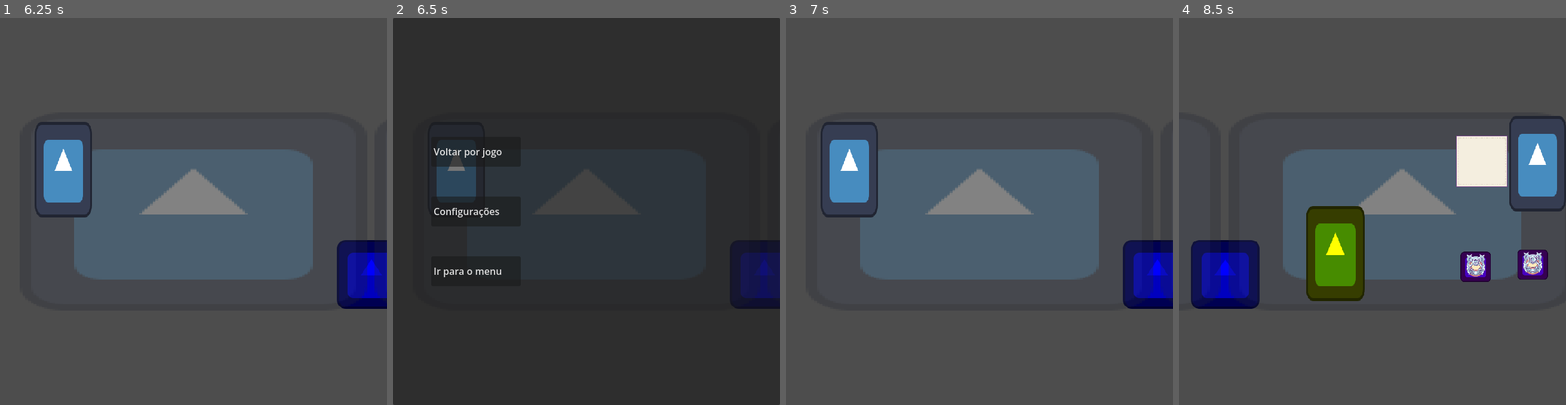
Above: before the commit, frames 1-4 (left to right).
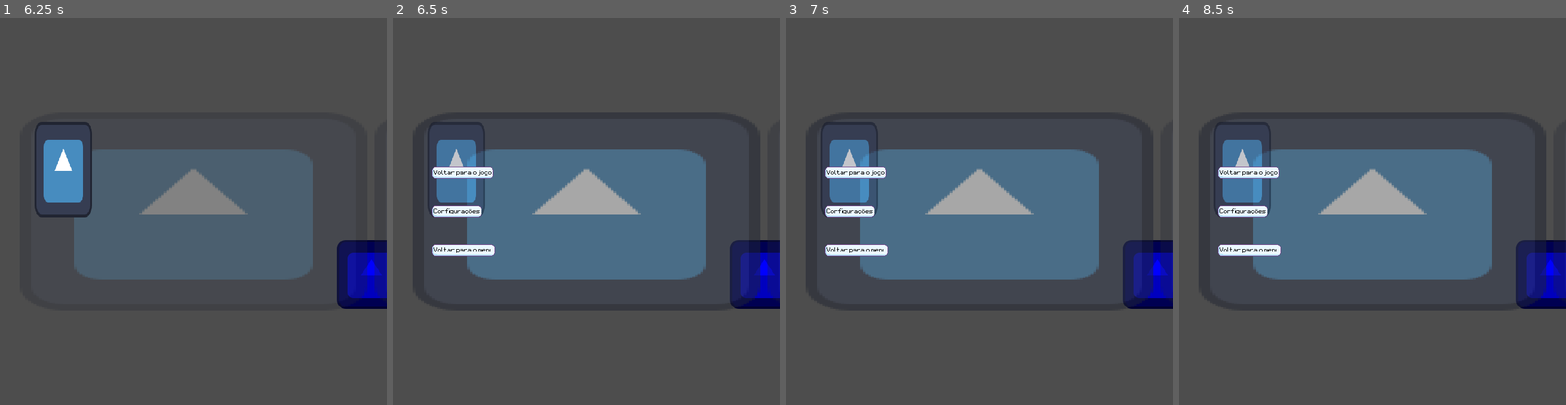
Above: after the commit, the same moments.

Repository: luankaike-code/felpo-jam-2026
Game: Godot game, scene res://scenes/screens/root_game.tscn
The game is run twice, just before and just after one commit, with the same random seed, the same clock (stepped at 60 frames per second) and the same inputs. The engine's default icon, where the game draws it, is replaced by a stand-in: a white triangle on a blue panel in a dark square.
Inputs (mouse positions are in pixels of both pictures, inside the frame that each line leads up to):
- Up to frame 1 (6.25 s): click (58, 203) at 0.52 s; tap Enter (ui_accept) at 1.25, 1.52, 2.75, 3.5, 4.25, 5, 5.75 s; move the mouse to (278, 192) at 1.27 s; hold Right (ui_right) 1.28-2 s; click (278, 192) at 1.42 s; drag from (116, 230) to (371, 273) at 2.02 s; move the mouse to (232, 126) at 2.77 s; hold Right (ui_right) 2.78-3.5 s; drag from (201, 254) to (274, 161) at 3.52 s; drag from (127, 254) to (274, 161) at 4.27 s; drag from (77, 153) to (371, 273) at 5.02 s; move the mouse to (325, 265) at 5.77 s; hold Down (ui_down) from 5.78 s (still down); click (325, 265) at 5.92 s
- Up to frame 2 (6.5 s): keep holding Down (ui_down); tap Escape (ui_cancel) at 6.4 s
- Up to frame 3 (7 s): release Down (ui_down) at 6.5 s; click (867, 153) at 6.5 s, where only the run before the commit has a clickable "Voltar por jogo"
- Up to frame 4 (8.5 s): drag from (1314, 114) to (1550, 273) at 7.27 s; move the mouse to (1457, 192) at 8.02 s; hold Up (ui_up) from 8.03 s (still down); tap Enter (ui_accept) at 8.27 s

Frame 1 is identical in both runs. In frame 2, 95% of the frame differs, in the area x 0-100%, y 0-100%; in frame 3, 4.9%; in frame 4, 22%.

Commit message:
Refactory pop ups menus

Diff:
--- a/felpojam-2026-game-code/scenes/pop_ups/pop_up_configs_in_game.tscn
+++ b/felpojam-2026-game-code/scenes/pop_ups/pop_up_configs_in_game.tscn
@@ -1,21 +1,13 @@
 [gd_scene format=3 uid="uid://dxss5osuht3wq"]
 
 [ext_resource type="Script" uid="uid://6irpj01uo625" path="res://scripts/pop_ups/pop_up_configs_in_game.gd" id="1_opmg5"]
+[ext_resource type="PackedScene" uid="uid://c1y7icenhs8e3" path="res://scenes/screens/configurations.tscn" id="2_w1lo2"]
 
 [node name="PopUpConfigsInGame" type="Node2D" unique_id=2109827692]
 script = ExtResource("1_opmg5")
 metadata/_custom_type_script = "uid://m741nhr6vpsv"
 
-[node name="CanvasLayer" type="CanvasLayer" parent="." unique_id=2023531850]
-
-[node name="Panel" type="Panel" parent="CanvasLayer" unique_id=1985789682]
-anchors_preset = 15
-anchor_right = 1.0
-anchor_bottom = 1.0
-grow_horizontal = 2
-grow_vertical = 2
-
-[node name="Control2" type="Control" parent="CanvasLayer" unique_id=888622832]
+[node name="Control2" type="Control" parent="." unique_id=888622832]
 layout_mode = 3
 anchors_preset = 15
 anchor_right = 1.0
@@ -23,43 +15,4 @@
 grow_horizontal = 2
 grow_vertical = 2
 
-[node name="MarginContainer" type="MarginContainer" parent="CanvasLayer/Control2" unique_id=1686795530]
-layout_mode = 1
-anchors_preset = 11
-anchor_left = 1.0
-anchor_right = 1.0
-anchor_bottom = 1.0
-offset_left = -278.0
-grow_horizontal = 0
-grow_vertical = 2
-theme_override_constants/margin_left = 64
-theme_override_constants/margin_top = 64
-theme_override_constants/margin_right = 64
-theme_override_constants/margin_bottom = 64
-
-[node name="VBoxContainer" type="VBoxContainer" parent="CanvasLayer/Control2/MarginContainer" unique_id=1223443734]
-layout_mode = 2
-size_flags_vertical = 4
-theme_override_constants/separation = 50
-
-[node name="ControlsBtn" type="Button" parent="CanvasLayer/Control2/MarginContainer/VBoxContainer" unique_id=1519948626]
-custom_minimum_size = Vector2(150, 50)
-layout_mode = 2
-size_flags_horizontal = 4
-text = "controles"
-alignment = 0
-
-[node name="GraphicsBtn" type="Button" parent="CanvasLayer/Control2/MarginContainer/VBoxContainer" unique_id=239879367]
-custom_minimum_size = Vector2(150, 50)
-layout_mode = 2
-size_flags_horizontal = 4
-text = "graficos"
-alignment = 0
-
-[node name="BackBtn" type="Button" parent="CanvasLayer/Control2/MarginContainer/VBoxContainer" unique_id=1818699090]
-custom_minimum_size = Vector2(150, 50)
-layout_mode = 2
-size_flags_horizontal = 4
-text = "Voltar
-"
-alignment = 0
+[node name="Configurations" parent="Control2" unique_id=226870408 instance=ExtResource("2_w1lo2")]
--- a/felpojam-2026-game-code/scenes/pop_ups/pop_up_menu_in_game.tscn
+++ b/felpojam-2026-game-code/scenes/pop_ups/pop_up_menu_in_game.tscn
@@ -1,60 +1,52 @@
 [gd_scene format=3 uid="uid://ll6rgn74hd8h"]
 
 [ext_resource type="Script" uid="uid://cyok2m5pck43j" path="res://scripts/pop_ups/pop_up_menu_in_game.gd" id="1_33b1c"]
+[ext_resource type="PackedScene" uid="uid://d05in2yrkn5mk" path="res://scenes/local.tscn" id="3_rml08"]
+[ext_resource type="PackedScene" uid="uid://kjus0yv14v1r" path="res://scenes/HUD/sprite_button.tscn" id="4_7sxeg"]
 
 [node name="PopUpMenuInGame" type="Node2D" unique_id=732963777]
 script = ExtResource("1_33b1c")
 metadata/_custom_type_script = "uid://m741nhr6vpsv"
 
-[node name="CanvasLayer" type="CanvasLayer" parent="." unique_id=876074673]
+[node name="Local" parent="." unique_id=564590170 instance=ExtResource("3_rml08")]
 
-[node name="Panel" type="Panel" parent="CanvasLayer" unique_id=2144215029]
-anchors_preset = 15
-anchor_right = 1.0
-anchor_bottom = 1.0
+[node name="Control2" type="Control" parent="." unique_id=675729439]
+layout_mode = 3
+anchor_right = 0.5
+anchor_bottom = 0.5
 grow_horizontal = 2
 grow_vertical = 2
 
-[node name="Control2" type="Control" parent="CanvasLayer" unique_id=675729439]
-layout_mode = 3
-anchors_preset = 15
-anchor_right = 1.0
-anchor_bottom = 1.0
-grow_horizontal = 2
-grow_vertical = 2
-
-[node name="MarginContainer" type="MarginContainer" parent="CanvasLayer/Control2" unique_id=490939906]
+[node name="MarginContainer" type="MarginContainer" parent="Control2" unique_id=490939906]
 layout_mode = 1
 anchors_preset = 9
 anchor_bottom = 1.0
+offset_left = -320.0
+offset_top = -147.0
+offset_right = -42.0
+offset_bottom = 147.0
 grow_vertical = 2
-theme_override_constants/margin_left = 64
+theme_override_constants/margin_left = 32
 theme_override_constants/margin_top = 64
-theme_override_constants/margin_right = 64
+theme_override_constants/margin_right = 32
 theme_override_constants/margin_bottom = 64
 
-[node name="VBoxContainer" type="VBoxContainer" parent="CanvasLayer/Control2/MarginContainer" unique_id=1878249064]
+[node name="VBoxContainer" type="VBoxContainer" parent="Control2/MarginContainer" unique_id=1878249064]
 layout_mode = 2
 size_flags_vertical = 4
 theme_override_constants/separation = 50
 
-[node name="GotoGameBtn" type="Button" parent="CanvasLayer/Control2/MarginContainer/VBoxContainer" unique_id=975221697]
-custom_minimum_size = Vector2(150, 50)
+[node name="GotoGameBtn2" parent="Control2/MarginContainer/VBoxContainer" unique_id=1657631145 instance=ExtResource("4_7sxeg")]
 layout_mode = 2
-size_flags_horizontal = 4
-text = "Voltar por jogo"
-alignment = 0
+size_flags_horizontal = 0
+text = "Voltar para o jogo"
 
-[node name="ConfigsBtn" type="Button" parent="CanvasLayer/Control2/MarginContainer/VBoxContainer" unique_id=94237501]
-custom_minimum_size = Vector2(150, 50)
+[node name="ConfigsBtn2" parent="Control2/MarginContainer/VBoxContainer" unique_id=249245119 instance=ExtResource("4_7sxeg")]
 layout_mode = 2
-size_flags_horizontal = 4
+size_flags_horizontal = 0
 text = "Configurações"
-alignment = 0
 
-[node name="GotoMenuBtn" type="Button" parent="CanvasLayer/Control2/MarginContainer/VBoxContainer" unique_id=1748710033]
-custom_minimum_size = Vector2(150, 50)
+[node name="GotoMenuBtn2" parent="Control2/MarginContainer/VBoxContainer" unique_id=2066531619 instance=ExtResource("4_7sxeg")]
 layout_mode = 2
-size_flags_horizontal = 4
-text = "Ir para o menu"
-alignment = 0
+size_flags_horizontal = 0
+text = "Voltar para o menu"
--- a/felpojam-2026-game-code/scripts/camera_in_game.gd
+++ b/felpojam-2026-game-code/scripts/camera_in_game.gd
@@ -9,6 +9,7 @@
 	get_viewport().size_changed.connect(update_zoom)
 
 func update_zoom():
+	print("resimendionei galera")
 	var viewport_size = get_viewport_rect().size
 
 	zoom.x = default_zoom.x * viewport_size.x / 1440
--- a/felpojam-2026-game-code/scripts/pop_ups/pop_up_configs_in_game.gd
+++ b/felpojam-2026-game-code/scripts/pop_ups/pop_up_configs_in_game.gd
@@ -1,11 +1,10 @@
 extends PopUp
-
-@onready var back_btn := $CanvasLayer/Control2/MarginContainer/VBoxContainer/BackBtn as Button
 
 var packed_menu_in_game := load("res://scenes/pop_ups/pop_up_menu_in_game.tscn") as PackedScene
 
-func _ready() -> void:
-	back_btn.button_up.connect(goto_menu_in_game)
+func _input(event: InputEvent) -> void:
+	if Input.is_action_just_pressed("ui_cancel"):
+		goto_menu_in_game()
 
 func goto_menu_in_game():
 	send_open_pop_up(packed_menu_in_game.instantiate())
--- a/felpojam-2026-game-code/scripts/pop_ups/pop_up_menu_in_game.gd
+++ b/felpojam-2026-game-code/scripts/pop_ups/pop_up_menu_in_game.gd
@@ -1,8 +1,10 @@
 extends PopUp
 
-@onready var goto_game_btn := $CanvasLayer/Control2/MarginContainer/VBoxContainer/GotoGameBtn as Button
-@onready var configs_btn := $CanvasLayer/Control2/MarginContainer/VBoxContainer/ConfigsBtn as Button
-@onready var goto_menu_btn := $CanvasLayer/Control2/MarginContainer/VBoxContainer/GotoMenuBtn as Button
+@onready var goto_game_btn := $Control2/MarginContainer/VBoxContainer/GotoGameBtn2 as SpriteButton
+@onready var configs_btn := $Control2/MarginContainer/VBoxContainer/ConfigsBtn2 as SpriteButton
+@onready var goto_menu_btn := $Control2/MarginContainer/VBoxContainer/GotoMenuBtn2 as SpriteButton
+@onready var local := $Local as Node2D
+
 
 var packed_pop_up_configs_in_game := load("res://scenes/pop_ups/pop_up_configs_in_game.tscn") as PackedScene
 
--- a/felpojam-2026-game-code/scripts/screens/screen_with_pop_up.gd
+++ b/felpojam-2026-game-code/scripts/screens/screen_with_pop_up.gd
@@ -8,6 +8,7 @@
 
 func factory_pop_up(pop_up_scene: PopUp) -> PopUp:
 	pop_up_scene.send_mensage.connect(_pop_mensage)
+	pop_up_scene.global_position = camera.global_position
 	add_child(pop_up_scene)
 	return pop_up_scene
 
